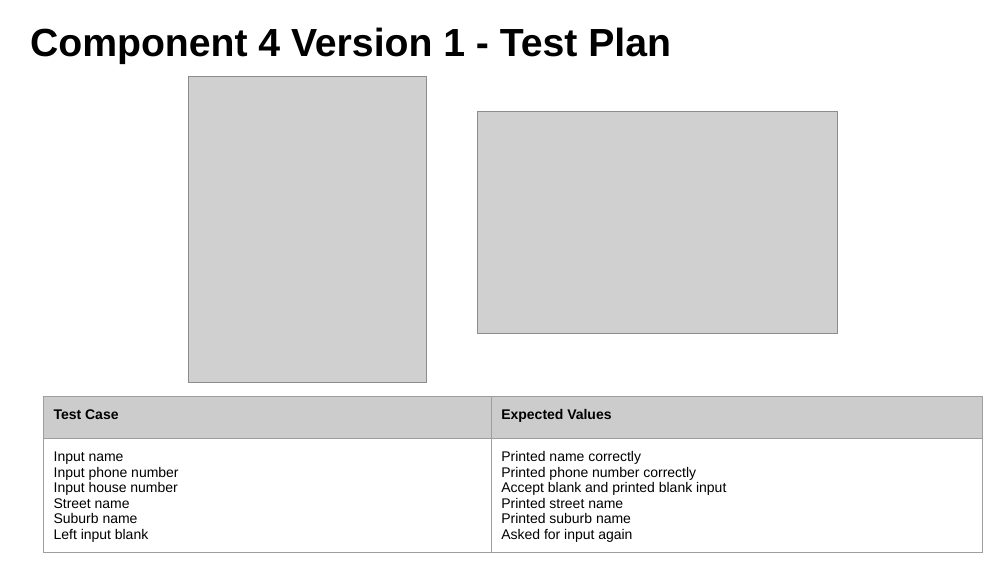
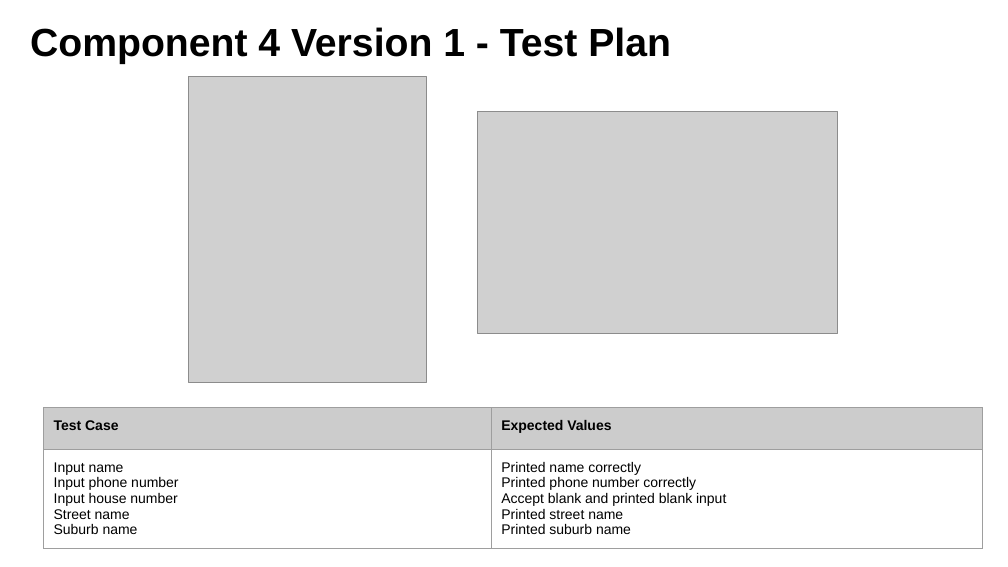
Before and after one commit to danettp/ds_nuts_bot, a slide deck: slide 37 of Danett Pepito - 000_91896 _ 91897 Documentation - 2150400 (Git).pptx. Drawn at 1008x567 pixels with LibreOffice and Linux fonts; fonts in the diff are those of the drawing; grey boxes stand for pictures; background and template pictures are left out. Boxes give left, top, right and bottom in pixels: in the first picture for what was removed or moved away, otherwise in the second. Text is boxed around its words. In the diff, an @@ line names an element or a change of style, - is before the commit and + after.

```diff
--- a/Danett Pepito - 000_91896 _ 91897 Documentation - 2150400 (Git).pptx
+++ b/Danett Pepito - 000_91896 _ 91897 Documentation - 2150400 (Git).pptx
@@ table at [43, 407, 983, 553] @@
-row 2, column 1: Input name / Input phone number / Input house number / Street name / Suburb name / Left input blank
+row 2, column 1: Input name / Input phone number / Input house number / Street name / Suburb name
-row 2, column 2: Printed name correctly / Printed phone number correctly / Accept blank and printed blank input / Printed street name / Printed suburb name / Asked for input again
+row 2, column 2: Printed name correctly / Printed phone number correctly / Accept blank and printed blank input / Printed street name / Printed suburb name
@@ table: place and size @@
-table at [43, 397, 983, 560]
+table at [43, 407, 983, 553]
```
Also in this commit, not shown: 2 other slides changed, 2 slides added, 3 other files.
